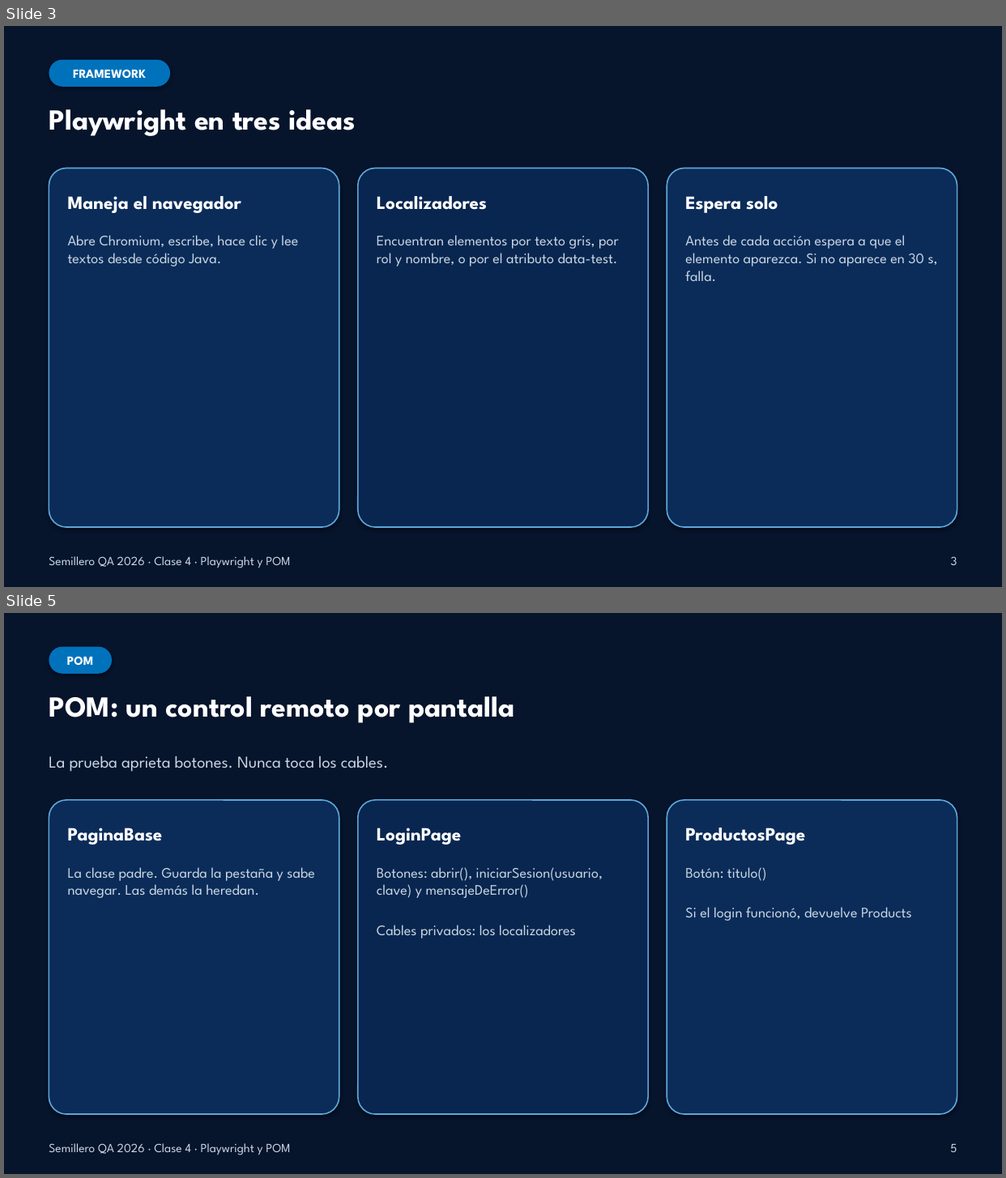
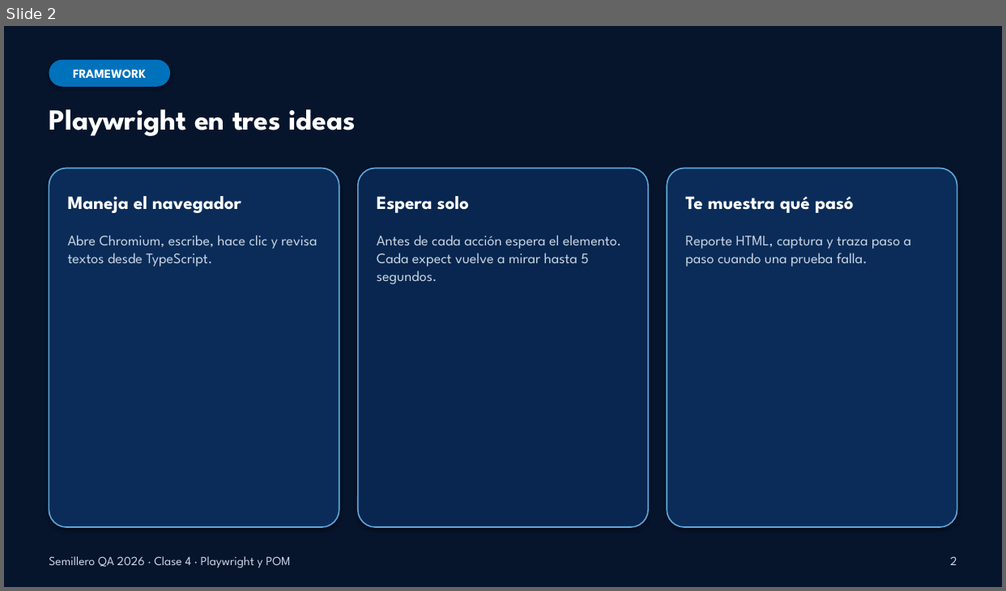
Before and after one commit to dzapbeta/semillero2026, a slide deck: material-de-apoyo/Clase4_Presentacion_Playwright_POM.pptx. Shown one above the other, each under a label of ours: slides 3 and 5 before the commit, slide 2 after it; the slides between them are not shown. The pictures are 1006x1178 and 1006x591 pixels, drawn with LibreOffice and Linux fonts; fonts in the diff are those of the drawing. Boxes give left, top, right and bottom in pixels: in the first picture for what was removed or moved away, otherwise in the second. Text is boxed around its words. In the diff, an @@ line names an element or a change of style, - is before the commit and + after.

```diff
--- a/material-de-apoyo/Clase4_Presentacion_Playwright_POM.pptx
+++ b/material-de-apoyo/Clase4_Presentacion_Playwright_POM.pptx
@@ slide 5 removed at box(4, 613, 1002, 1174), background #06142C @@
@@ rounded rectangle removed at box(49, 647, 112, 674) @@
-POM
@@ text removed at box(49, 696, 514, 723) @@
-POM: un control remoto por pantalla
@@ text removed at box(49, 756, 388, 772) @@
-La prueba aprieta botones. Nunca toca los cables.
@@ rounded rectangle removed at box(49, 800, 339, 1114) @@
@@ rounded rectangle removed at box(358, 800, 649, 1114) @@
@@ rounded rectangle removed at box(667, 800, 957, 1114) @@
@@ text removed at box(68, 828, 163, 845) @@
-PaginaBase
@@ text removed at box(377, 828, 461, 845) @@
-LoginPage
@@ text removed at box(685, 828, 805, 845) @@
-ProductosPage
@@ text removed at box(68, 867, 315, 898) @@
-La clase padre. Guarda la pestaña y sabe navegar. Las demás la heredan.
@@ text removed at box(377, 867, 603, 939) @@
-Botones: abrir(), iniciarSesion(usuario, clave) y mensajeDeError()
-Cables privados: los localizadores
@@ text removed at box(685, 867, 912, 921) @@
-Botón: titulo()
-Si el login funcionó, devuelve Products
@@ text removed at box(49, 1144, 290, 1156) @@
-Semillero QA 2026 · Clase 4 · Playwright y POM
@@ text removed at box(950, 1144, 957, 1152) @@
-5
@@ what was slide 3 is now slide 2 @@
@@ slide 2 changed as well @@
@@ text at box(377, 196, 469, 213): text changed @@
-Localizadores
+Espera solo
@@ text at box(685, 196, 854, 213): text changed @@
-Espera solo
+Te muestra qué pasó
@@ text at box(68, 235, 317, 267): text changed @@
-Abre Chromium, escribe, hace clic y lee textos desde código Java.
+Abre Chromium, escribe, hace clic y revisa textos desde TypeScript.
@@ text at box(377, 235, 621, 284): text changed @@
-Encuentran elementos por texto gris, por rol y nombre, o por el atributo data-test.
+Antes de cada acción espera el elemento. Cada expect vuelve a mirar hasta 5 segundos.
@@ text at box(685, 236, 911, 267): text changed @@
-Antes de cada acción espera a que el elemento aparezca. Si no aparece en 30 s, falla.
+Reporte HTML, captura y traza paso a paso cuando una prueba falla.
@@ text at box(950, 557, 957, 565): text changed @@
-3
+2
```
Also in this commit, not shown: 7 other slides changed, 2 slides added, 1 other slide removed, 19 other files.
